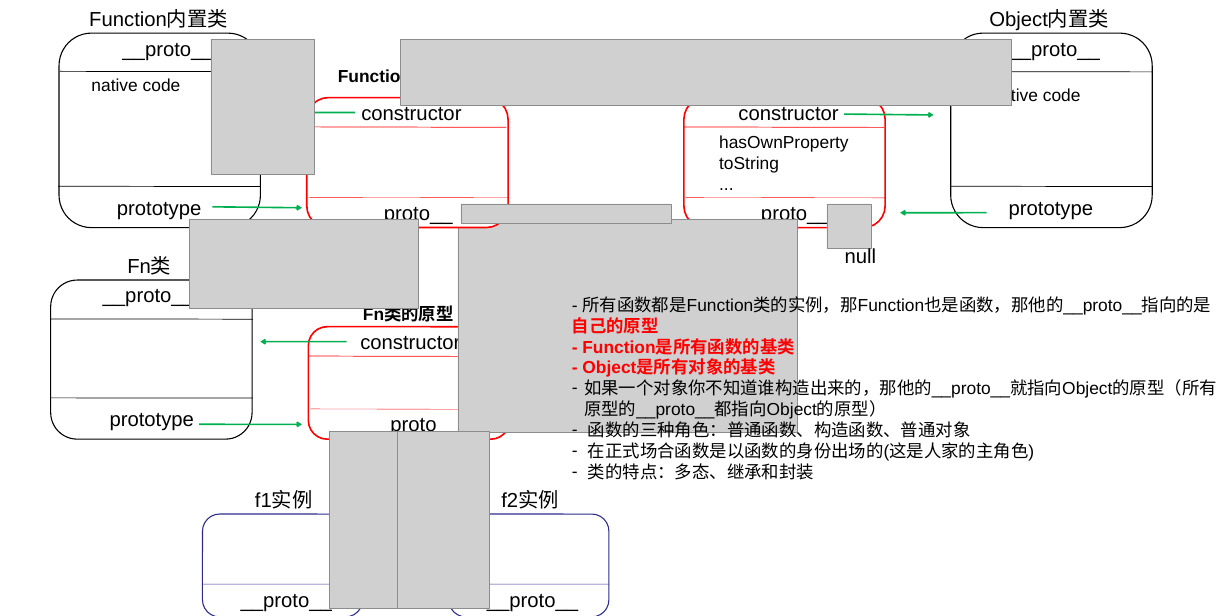
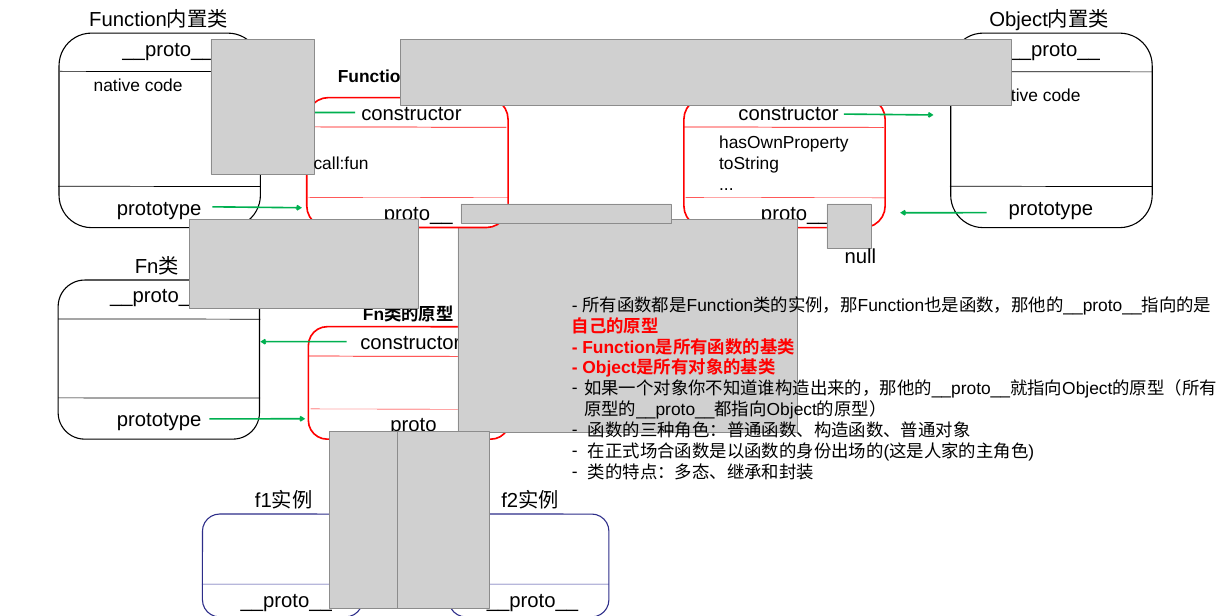
Before and after one commit to gujiazhongjiezhe/courseware, a slide deck: slide 2 of 2.正式课/2.第二周/1.day1/原型图.ppt. Drawn at 1232x616 pixels with LibreOffice and Linux fonts; fonts in the diff are those of the drawing; grey boxes stand for pictures. Boxes give left, top, right and bottom in pixels: in the first picture for what was removed or moved away, otherwise in the second. Text is boxed around its words. In the diff, an @@ line names an element or a change of style, - is before the commit and + after.

```diff
--- a/2.正式课/2.第二周/1.day1/原型图.ppt
+++ b/2.正式课/2.第二周/1.day1/原型图.ppt
@@ text added at box(314, 155, 369, 173), 24 pt, text #000000 @@
+call:fun
@@ text "Fn类": place and size @@
-text "Fn类" at box(127, 257, 171, 275)
+text "Fn类" at box(135, 257, 179, 275)
@@ 2 lines, 1 text, 1 rounded rectangle: place and size @@
-2 lines, 1 text, 1 rounded rectangle at box(51, 280, 253, 439)
+2 lines, 1 text, 1 rounded rectangle at box(58, 280, 260, 439)
@@ text "prototype": place and size @@
-text "prototype" at box(110, 413, 194, 431)
+text "prototype" at box(117, 413, 201, 431)
@@ arrow moved from (199, 425) - (302, 425) to (210, 419) - (305, 419) @@
```
Also in this commit, not shown: 2 other slides changed, 6 other files.
